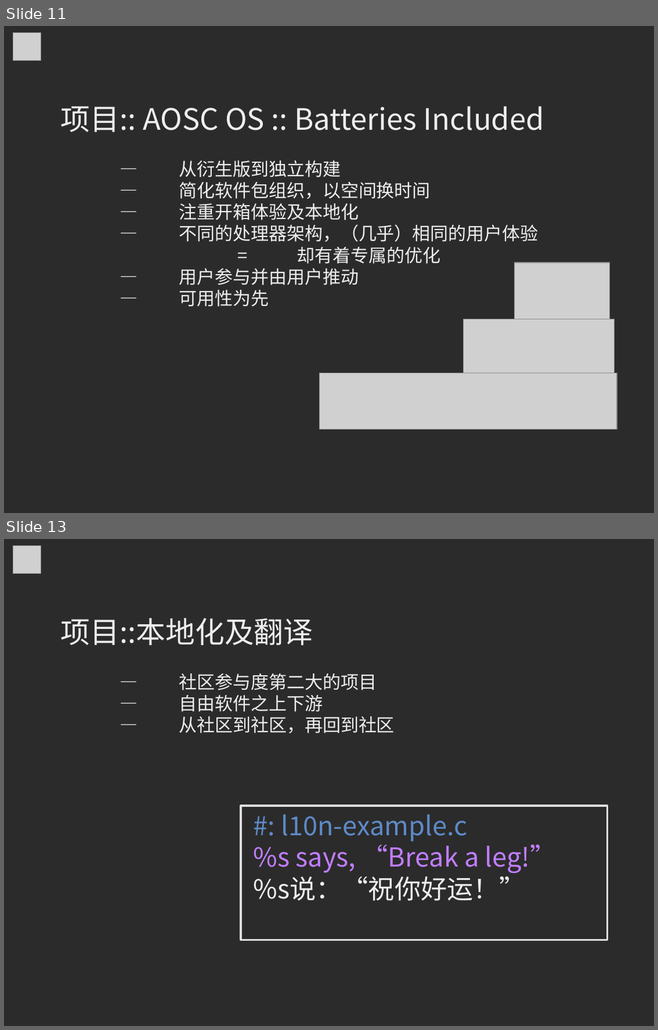
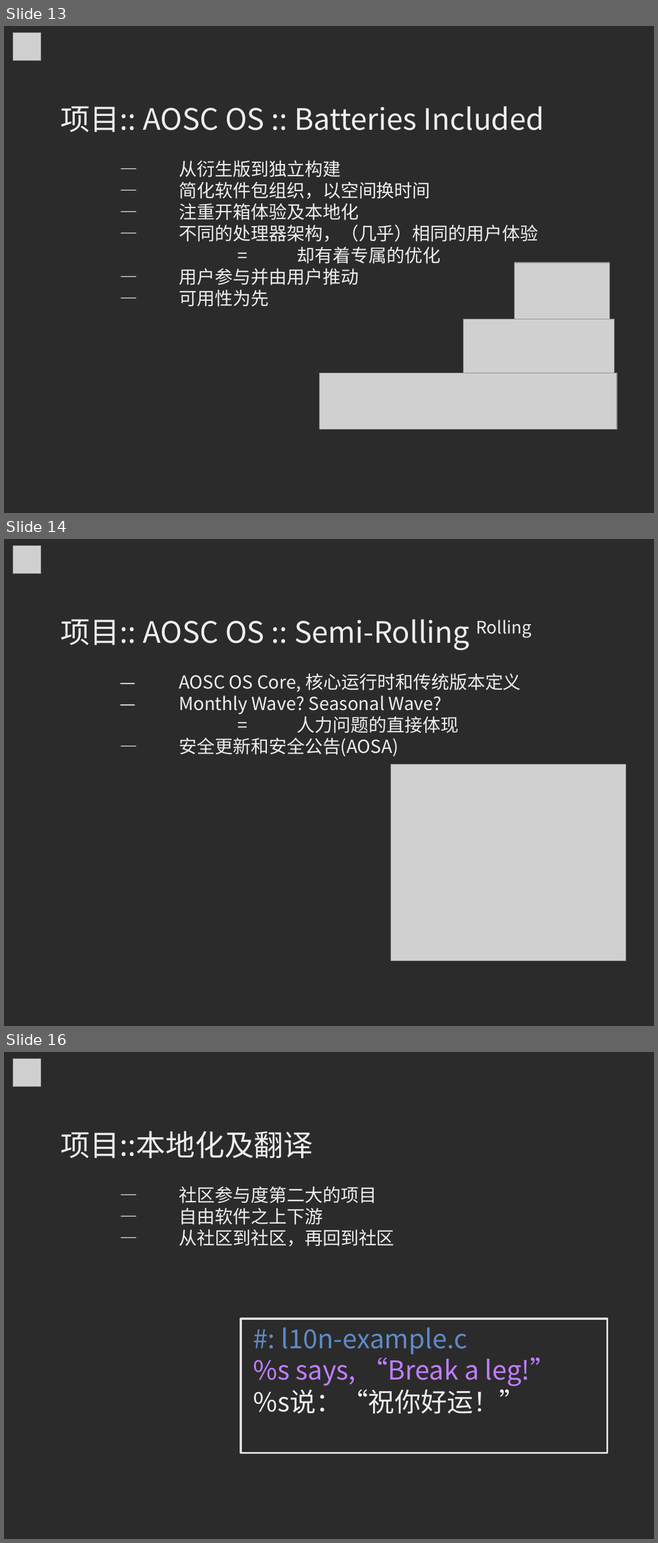
Before and after one commit to MingcongBai/soscon-2018-talk, a slide deck: slide.odp. Shown one above the other, each under a label of ours: slides 11 and 13 before the commit, slides 13, 14 and 16 after it; the slides between them are not shown. The pictures are 658x1030 and 658x1543 pixels, drawn with LibreOffice and Linux fonts; fonts in the diff are those of the drawing; grey boxes stand for pictures; background and template pictures are left out; a plain dark background stands for a picture behind light text. Boxes give left, top, right and bottom in pixels: in the first picture for what was removed or moved away, otherwise in the second. Text is boxed around its words. In the diff, an @@ line names an element or a change of style, - is before the commit and + after.

```diff
--- a/slide.odp
+++ b/slide.odp
@@ slide 14 added at bbox=[4, 539, 654, 1026], background picture (left out) @@
@@ picture added at bbox=[13, 545, 41, 573] @@
@@ text added at bbox=[61, 619, 532, 756], 22 pt, text #EEEEEE @@
+项目:: AOSC OS :: Semi-Rolling Rolling
+— AOSC OS Core, 核心运行时和传统版本定义
+— Monthly Wave? Seasonal Wave?
+= 人力问题的直接体现
+— 安全更新和安全公告(AOSA)
@@ picture added at bbox=[391, 764, 626, 961] @@
@@ what was slide 11 is now slide 13 @@
@@ what was slide 13 is now slide 16 @@
```
Also in this commit, not shown: 3 slides changed, 3 other slides added.
